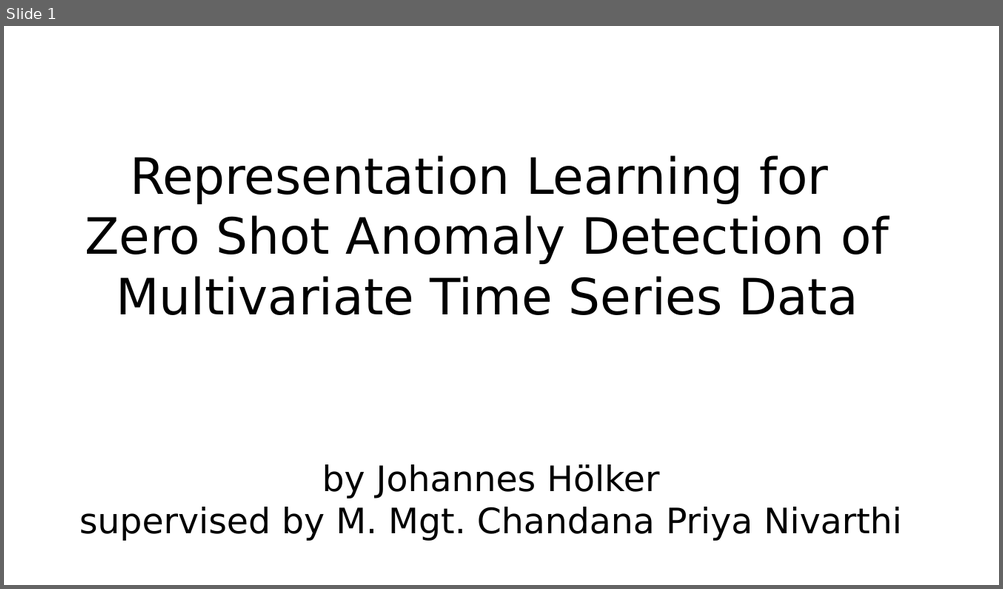
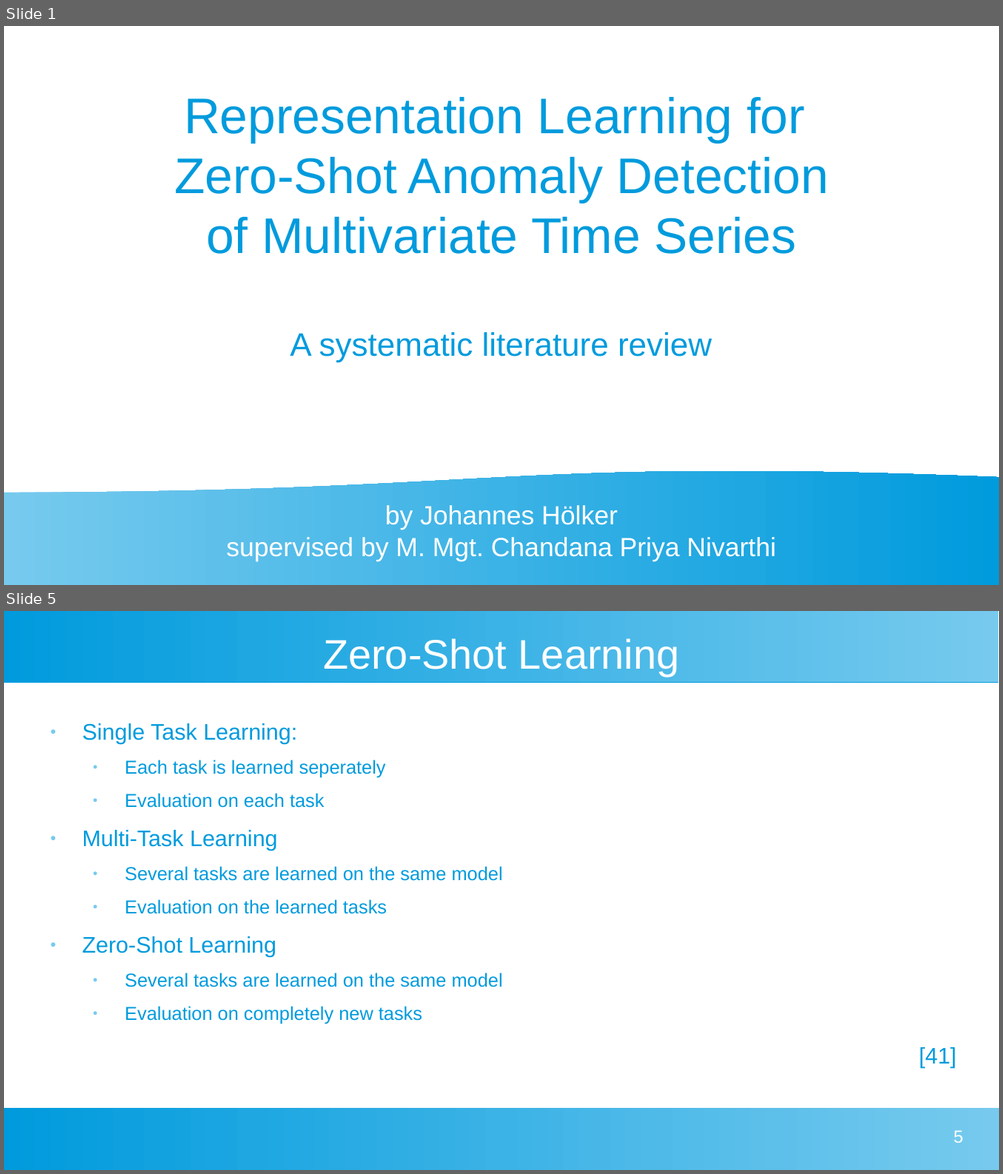
Before and after one commit to johanneshoelker/Smart-Systems-Paper, a slide deck: Presentation/Kolloq.odp. Shown one above the other, each under a label of ours: slide 1 before the commit, slides 1 and 5 after it; the slides between them are not shown. The pictures are 1003x589 and 1003x1174 pixels, drawn with LibreOffice and Linux fonts; fonts in the diff are those of the drawing. Boxes give left, top, right and bottom in pixels: in the first picture for what was removed or moved away, otherwise in the second. Text is boxed around its words. In the diff, an @@ line names an element or a change of style, - is before the commit and + after.

```diff
--- a/Presentation/Kolloq.odp
+++ b/Presentation/Kolloq.odp
@@ slide 5 added at (x1=4, y1=611, x2=999, y2=1170), background #FFFFFF @@
@@ rectangle added at (x1=4, y1=611, x2=999, y2=682), fill gradient #77CAEE to #75C9EE to #73C9ED to #71C8ED to #6FC7ED to #6EC6ED @@
@@ title added at (x1=323, y1=638, x2=679, y2=676), 33 pt, text #FFFFFF @@
+Zero-Shot Learning
@@ text added at (x1=82, y1=723, x2=503, y2=1025), 15 pt, text #009BDD @@
+● Single Task Learning:
+  ● Each task is learned seperately
+  ● Evaluation on each task
+● Multi-Task Learning
+  ● Several tasks are learned on the same model
+  ● Evaluation on the learned tasks
+● Zero-Shot Learning
+  ● Several tasks are learned on the same model
+  ● Evaluation on completely new tasks
@@ text added at (x1=919, y1=1048, x2=956, y2=1068), 18 pt, text #009BDD @@
+[41]
@@ rectangle added at (x1=4, y1=1108, x2=999, y2=1170), fill gradient #77CAEE to #75C9EE to #73C9ED to #71C8ED to #6FC7ED to #6EC6ED @@
@@ page number added at (x1=953, y1=1130, x2=963, y2=1143), 14 pt, text #FFFFFF @@
+5
@@ slide 1 changed as well @@
@@ subtitle at (x1=174, y1=97, x2=828, y2=363): text changed; font DejaVu Sans to Arial; text colour #000000 to #009BDD @@
-Representation Learning for
-Zero Shot Anomaly Detection of Multivariate Time Series Data
+Representation Learning for
+Zero-Shot Anomaly Detection
+of Multivariate Time Series
+A systematic literature review
@@ flow chart document added at (x1=4, y1=470, x2=999, y2=585), fill gradient #77CAEE to #75C9EE to #73C9ED to #71C8ED to #6FC7ED to #6EC6ED @@
@@ title "by Johannes Hölker" moved from (x1=79, y1=465, x2=902, y2=541) to (x1=226, y1=506, x2=775, y2=562) @@
@@ title "by Johannes Hölker" at (x1=226, y1=506, x2=775, y2=562): size 28 to 21 pt, font DejaVu Sans to Arial, text colour #000000 to #FFFFFF @@
```
Also in this commit, not shown: 10 other slides added, 2 slides removed, 1 other file.
